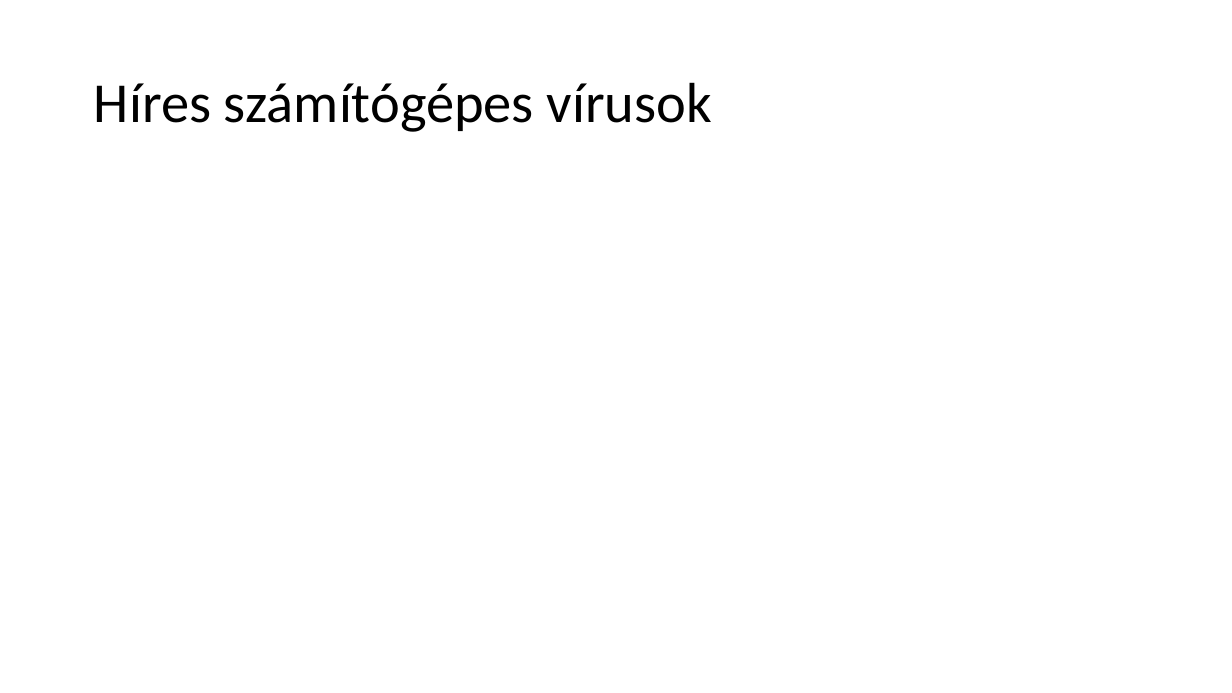
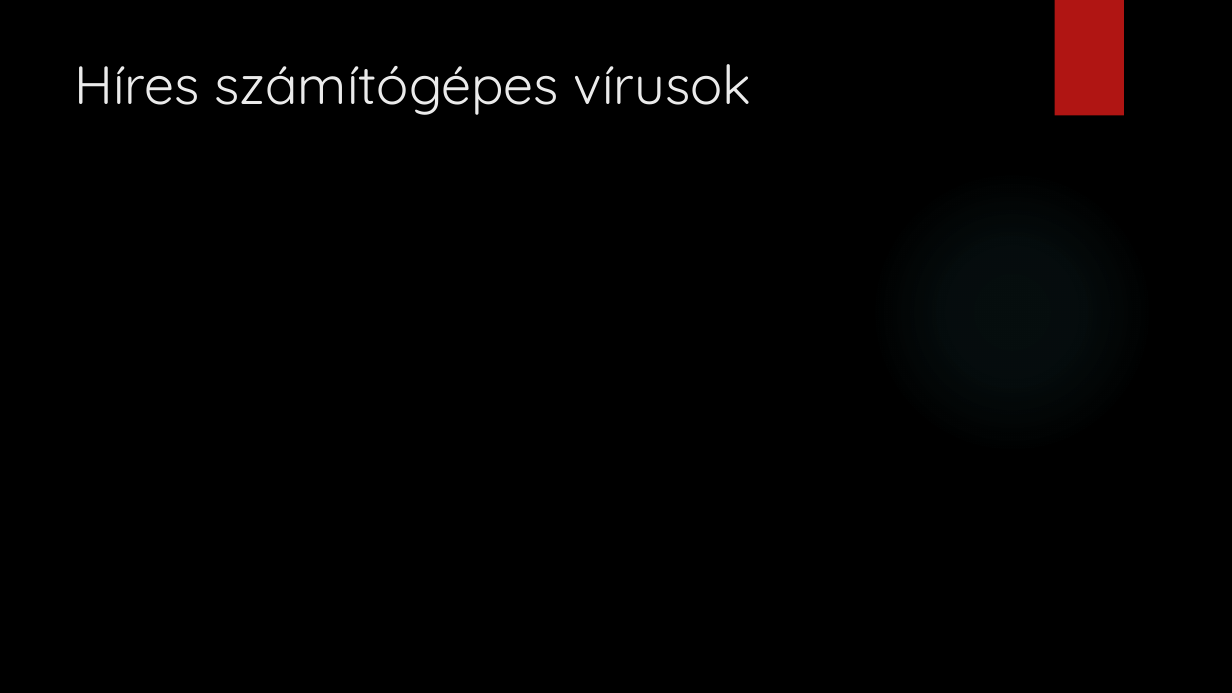
Before and after one commit to somodikonrad/Paprika, a slide deck: slide 8 of Beadandó SK.pptx. Drawn at 1232x693 pixels with LibreOffice and Linux fonts; fonts in the diff are those of the drawing; background and template pictures are left out. Boxes give left, top, right and bottom in pixels: in the first picture for what was removed or moved away, otherwise in the second. Text is boxed around its words. In the diff, an @@ line names an element or a change of style, - is before the commit and + after.

```diff
--- a/Beadandó SK.pptx
+++ b/Beadandó SK.pptx
@@ background #FFFFFF to picture (left out) @@
@@ rectangle added at <box>1055,0,1124,116</box>, fill #B01513 @@
@@ title "Híres számítógépes vírusok": place and size @@
-title "Híres számítógépes vírusok" at <box>94,82,712,132</box>
+title "Híres számítógépes vírusok" at <box>75,64,752,115</box>
@@ title "Híres számítógépes vírusok" at <box>75,64,752,115</box>: size 44 to 42 pt, font Calibri to Quicksand, text colour #000000 to #EBEBEB; line spacing 0.9 to 1; vertical alignment middle to top @@
@@ ellipse added at <box>870,169,1154,454</box>, fill gradient #50B9C1 @@
```
Also in this commit, not shown: 9 other slides changed.
